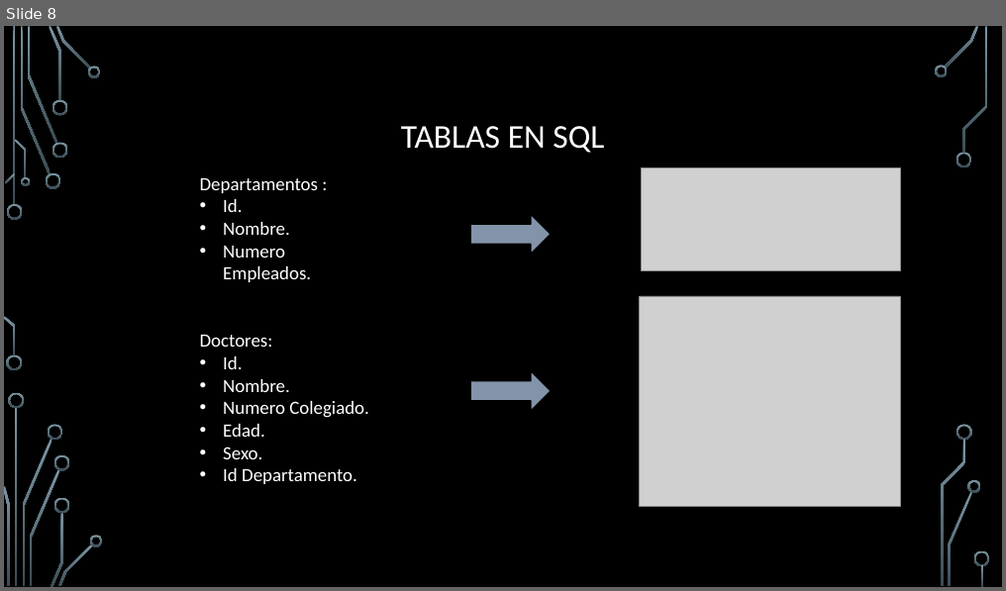
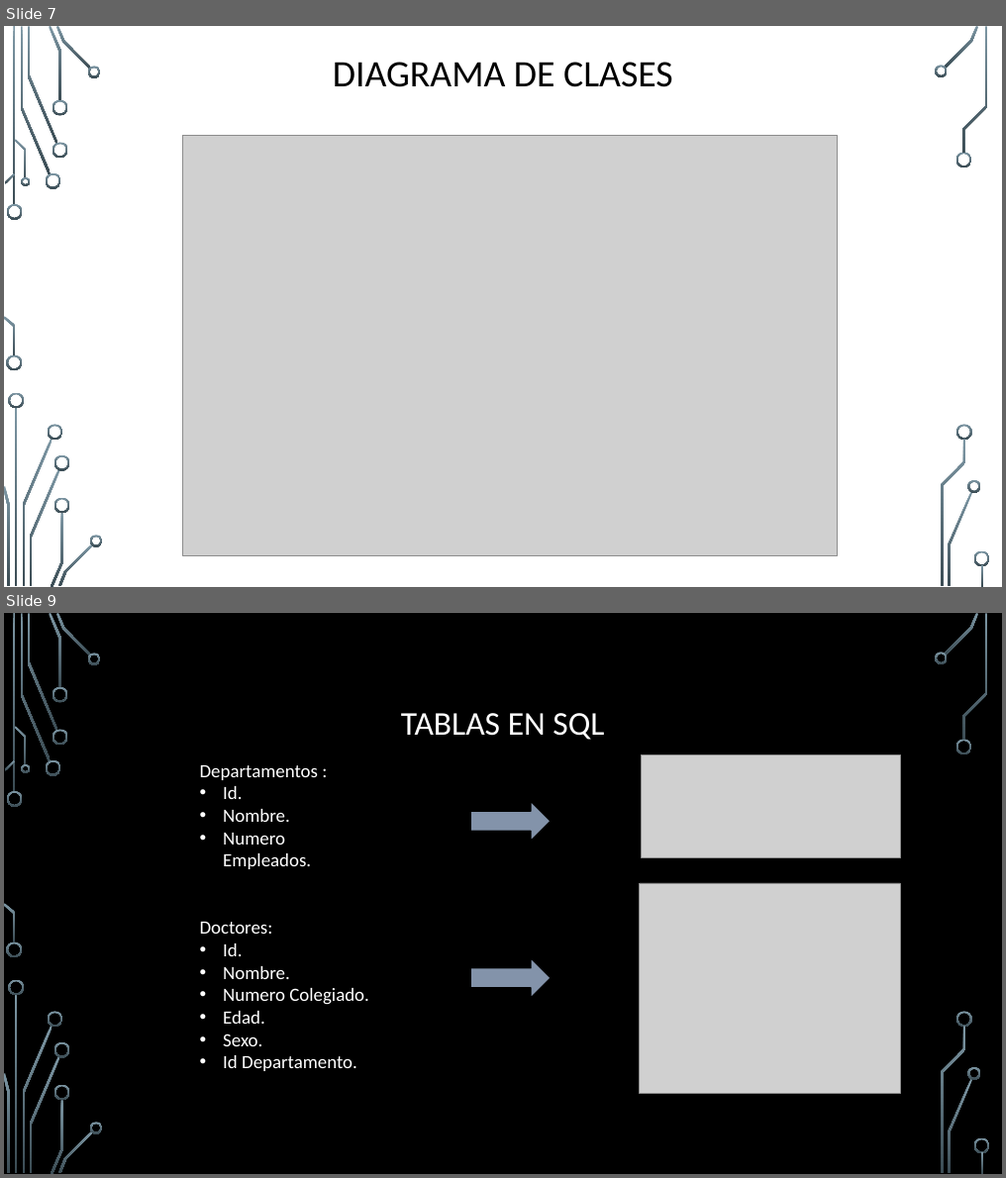
Before and after one commit to JuanEspinosa97/tis_2022_repositorio, a slide deck: doc/Presentación_mitad_de_curso_JuanEspinosayNachoRodriguez.pptx. Shown one above the other, each under a label of ours: slide 8 before the commit, slides 7 and 9 after it; the slides between them are not shown. The pictures are 1006x591 and 1006x1178 pixels, drawn with LibreOffice and Linux fonts; fonts in the diff are those of the drawing; grey boxes stand for pictures; background and template pictures are left out. Boxes give left, top, right and bottom in pixels: in the first picture for what was removed or moved away, otherwise in the second. Text is boxed around its words. In the diff, an @@ line names an element or a change of style, - is before the commit and + after.

Commit message:
Diagrama de clases

```diff
--- a/doc/Presentación_mitad_de_curso_JuanEspinosayNachoRodriguez.pptx
+++ b/doc/Presentación_mitad_de_curso_JuanEspinosayNachoRodriguez.pptx
@@ slide 7 added at (4, 26, 1002, 587), background picture (left out); not listed: 36 template elements that a slide beside it also shows @@
@@ title added at (333, 62, 673, 87), 36 pt, text #000000 @@
+DIAGRAMA DE CLASES
@@ picture added at (183, 136, 838, 556) @@
@@ what was slide 8 is now slide 9 @@
```
Also in this commit, not shown: 2 other files.
